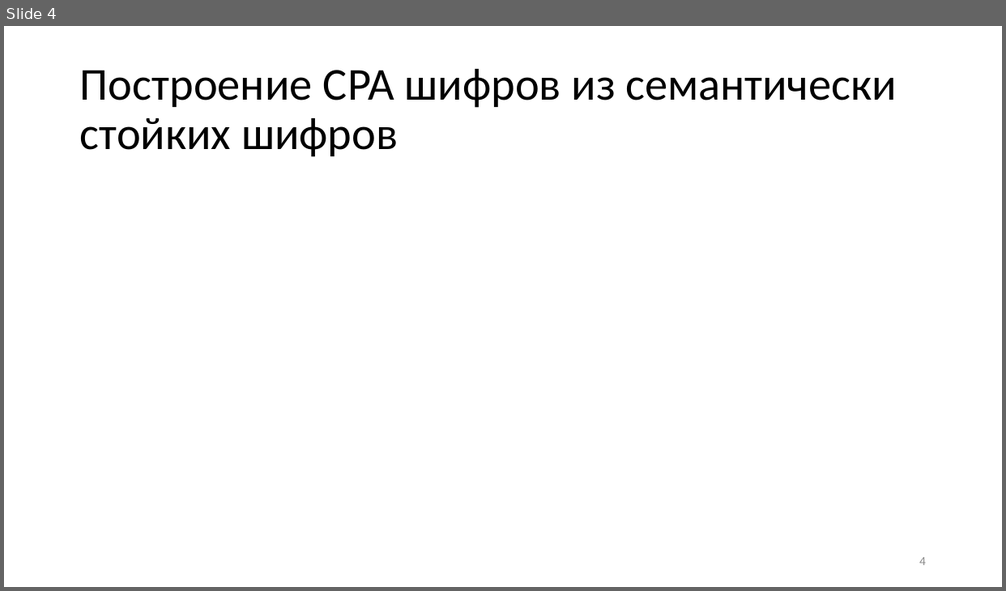
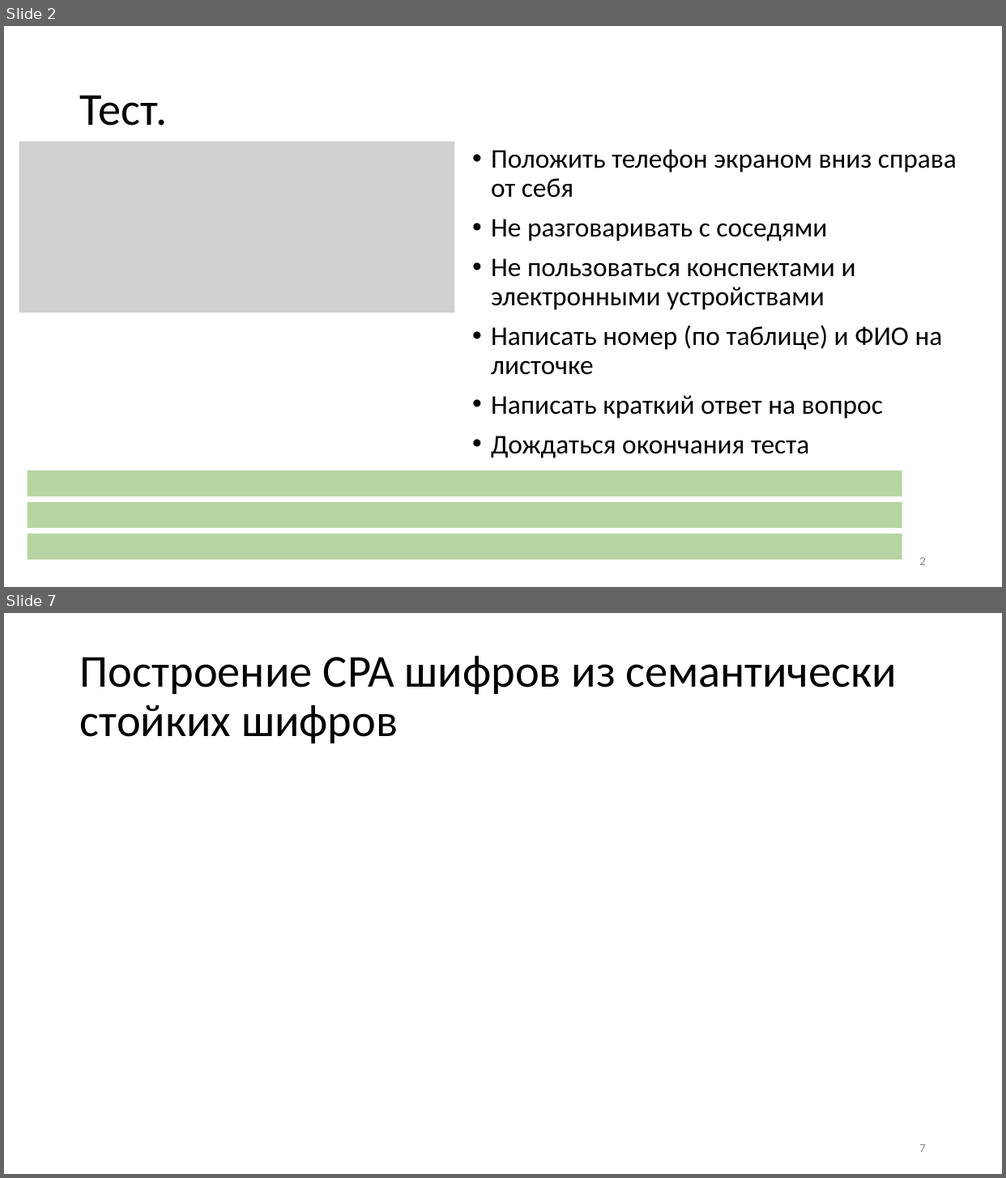
Before and after one commit to CryptoCourse/CryptoLectures, a slide deck: Lectures/Lecture7.pptx. Shown one above the other, each under a label of ours: slide 4 before the commit, slides 2 and 7 after it; the slides between them are not shown. The pictures are 1006x591 and 1006x1178 pixels, drawn with LibreOffice and Linux fonts; fonts in the diff are those of the drawing; grey boxes stand for pictures. Boxes give left, top, right and bottom in pixels: in the first picture for what was removed or moved away, otherwise in the second. Text is boxed around its words. In the diff, an @@ line names an element or a change of style, - is before the commit and + after.

```diff
--- a/Lectures/Lecture7.pptx
+++ b/Lectures/Lecture7.pptx
@@ slide 2 added at [4, 26, 1002, 587], background #FFFFFF @@
@@ title added at [80, 95, 168, 126], 44 pt, text #000000 @@
+Тест.
@@ picture added at [19, 141, 454, 313] @@
@@ text added at [491, 149, 957, 459], 26 pt, text #000000 @@
+• Положить телефон экраном вниз справа от себя
+• Не разговаривать с соседями
+• Не пользоваться конспектами и электронными устройствами
+• Написать номер (по таблице) и ФИО на листочке
+• Написать краткий ответ на вопрос
+• Дождаться окончания теста
@@ rectangle added at [27, 471, 902, 497], fill #70AD47 at 50% opacity @@
@@ rectangle added at [27, 502, 902, 528], fill #70AD47 at 50% opacity @@
@@ rectangle added at [27, 535, 902, 561], fill #70AD47 at 50% opacity @@
@@ page number added at [919, 557, 926, 565], 12 pt, text #8C8C8C @@
+2
@@ what was slide 4 is now slide 7 @@
@@ page number at [919, 1144, 926, 1152]: text changed @@
-4
+7
```
Also in this commit, not shown: 5 slides changed, 2 other slides added, 1 other file.
